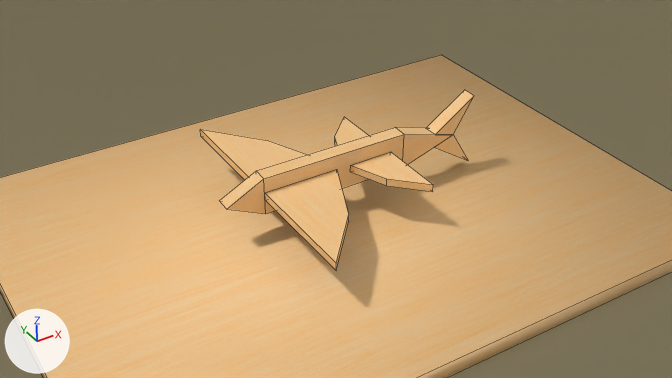
What one commit did to the Blender file 斑斓/斑斓工程/幼儿园课件/幼儿园课件_2.blend.
Both versions are drawn from the file's camera 'Camera'. Lighting does not change. The marker at lower left points along +X, +Y and +Z. The picture after the commit comes second. Mesh edges are drawn as thin lines.

Script lines for the objects in view, before the commit:
```python
ob_平面 = bpy.data.objects.new('平面', me_平面)
ob_平面.location = (-0.1166, 0.0, -0.01)
ob_立方体 = bpy.data.objects.new('立方体', me_立方体)
ob_立方体.location = (0.0, 0.0, 0.03)
ob_立方体_001 = bpy.data.objects.new('立方体.001', me_立方体_001)
ob_立方体_001.location = (-0.055, 0.0, 0.03)
ob_立方体_002 = bpy.data.objects.new('立方体.002', me_立方体_002)
ob_立方体_002.location = (0.055, 0.0, 0.03)
ob_立方体_003 = bpy.data.objects.new('立方体.003', me_立方体_003)
ob_立方体_003.location = (0.085, 0.0, 0.035)
ob_立方体_004 = bpy.data.objects.new('立方体.004', me_立方体_004)
ob_立方体_004.location = (0.085, 0.0, 0.025)
ob_立方体_005 = bpy.data.objects.new('立方体.005', me_立方体_005)
ob_立方体_005.location = (-0.045, 0.045, 0.03)
ob_立方体_006 = bpy.data.objects.new('立方体.006', me_立方体_006)
ob_立方体_006.location = (0.025, 0.01, 0.03)
# also in view: 'BasePanel' at (0.0, 0.0, -0.005)
```
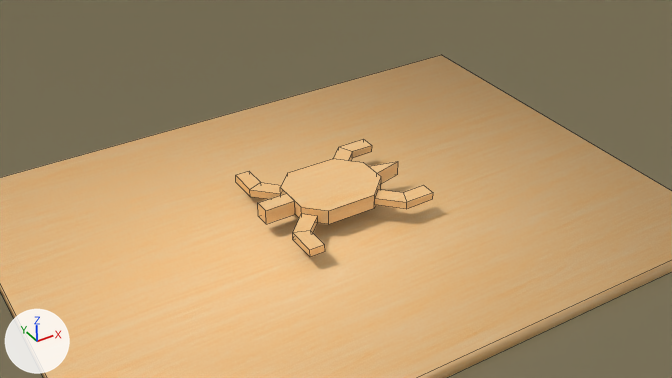
Boxes [x1, y1, x2, y2] around the edits, measured in the pictures (672 x 378 px):
'立方体.005', deleted (beige): before [200, 130, 349, 270]
'Cube.080', added (beige): after [280, 159, 381, 224]
'立方体', deleted (beige): before [257, 128, 404, 214]
'立方体.006', deleted (beige): before [335, 117, 433, 192]
'立方体.001', deleted (beige): before [220, 171, 266, 214]
'立方体.002', deleted (orange): before [395, 127, 452, 165]
'立方体.003', deleted (beige): before [426, 90, 474, 135]
'Cube.084', added: after [236, 171, 325, 257]
'Cube.081', added (beige): after [258, 193, 295, 224]
'Cube.086', added: after [340, 139, 433, 209]
'Cube.083', added (beige): after [250, 182, 318, 233]
'Cube.085', added: after [334, 147, 407, 209]
'Cube.082', added: after [369, 161, 398, 184]
'立方体.004', deleted: before [435, 135, 468, 160]

What the commit changed:
Mesh me_cube_082 is new.
It has 16 vertices, 10 faces and spans x -0.03..0.03, y -0.025..0.025, z -0.005..0.005.
It uses material mat_wood_x.
Mesh me_cube_088 is new.
It has 8 vertices, 6 faces and spans x 0.0141..0.0341, y -0.0141..-0.0041, z -0.0025..0.0025.
It uses material mat_wood_x.
Mesh me_cube_089 is new.
It has 8 vertices, 6 faces and spans x 0.0..0.0183, y -0.0141..0.0071, z -0.0025..0.0025.
It uses material mat_wood_x.
Mesh me_cube_086 is new.
It has 8 vertices, 6 faces and spans x -0.005..0.005, y -0.01..0.01, z -0.0025..0.0025.
It uses material mat_wood_y.
Mesh me_cube_085 is new.
It has 8 vertices, 6 faces and spans x -0.0106..0.0106, y -0.0077..0.0106, z -0.0025..0.0025.
It uses material mat_wood_x.
Mesh me_cube_084 is new.
It has 6 vertices, 5 faces and spans x -0.01..0.01, y -0.005..0.005, z -0.005..0.005.
It uses material mat_wood_x.
Mesh me_cube_083 is new.
It is a box spanning x -0.01..0.01, y -0.005..0.005, z -0.005..0.005.
It uses material mat_wood_x.
Object '立方体' (ob_立方体) is deleted.
Object '立方体.001' (ob_立方体_001) is deleted.
Object '立方体.002' (ob_立方体_002) is deleted.
Object '立方体.003' (ob_立方体_003) is deleted.
Object '立方体.004' (ob_立方体_004) is deleted.
Object '立方体.005' (ob_立方体_005) is deleted.
Object '立方体.006' (ob_立方体_006) is deleted.
Object 'Cube.086' (ob_cube_086) is new; it shows me_cube_088.
Its location is (0.015, -0.025, 0.015).
It gains a MIRROR modifier named 'Mirror'.
Modifier setting: use_axis = (False, True, False).
Modifier setting: mirror_object = ob_cube_080.
Object 'Cube.080' (ob_cube_080) is new; it shows me_cube_082.
Its location is (0.0, 0.0, 0.015).
Object 'Cube.085' (ob_cube_085) is new; it shows me_cube_089.
Its location is (0.015, -0.025, 0.015).
It gains a MIRROR modifier named 'Mirror'.
Modifier setting: use_axis = (False, True, False).
Modifier setting: mirror_object = ob_cube_080.
Object 'Cube.084' (ob_cube_084) is new; it shows me_cube_086.
Its location is (-0.0391, -0.0371, 0.0125).
It gains a MIRROR modifier named 'Mirror'.
Modifier setting: use_axis = (False, True, False).
Modifier setting: mirror_object = ob_cube_080.
Object 'Cube.083' (ob_cube_083) is new; it shows me_cube_085.
Its location is (-0.0335, -0.0236, 0.0125).
It gains a MIRROR modifier named 'Mirror'.
Modifier setting: use_axis = (False, True, False).
Modifier setting: mirror_object = ob_cube_080.
Object 'Cube.082' (ob_cube_082) is new; it shows me_cube_084.
Its location is (0.04, 0.0, 0.015).
Object 'Cube.081' (ob_cube_081) is new; it shows me_cube_083.
Its location is (-0.04, 0.0, 0.015).
